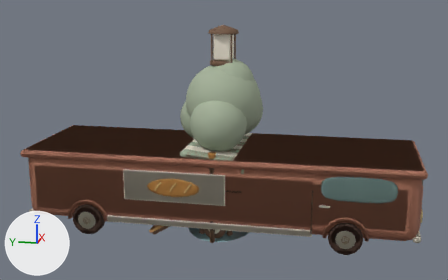
The glTF model public/brand/run3d/props.glb: old version first, new version second.
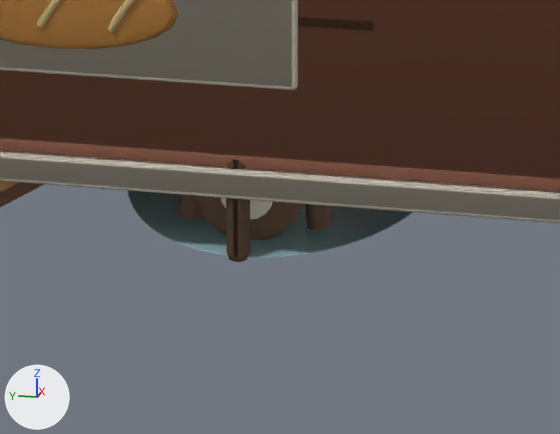
There are two pictures of each version: one whole from a camera (50 mm lens) standing at (-9.34, -1.88, 3.71) and looking at (-0.04, -0.02, 1.39), one close up on the part from 36% to 63% of the width and 67% to 100% of the height. Arrows for +X, +Y and +Z are at lower left; the lights stay in place. The older version's two pictures come first. Where no turn or scale is listed for an object, it has been applied to the vertices.

The first close-up shows 'benchMesh', 'cartMesh', 'puddleMesh', 'rampMesh', 'truckMesh', 'vanMesh'.
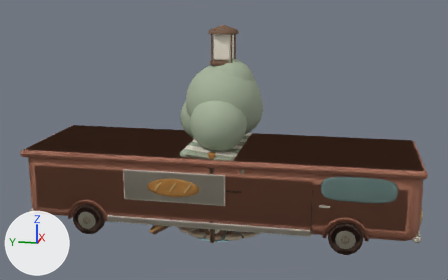
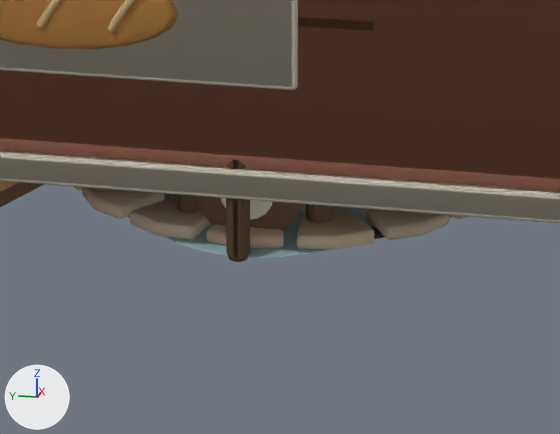
Boxes (x1, y1, x2, y2) around the edits, measured in the close-ups (560 x 434 px):
'potholeMesh', added (brown)
    after: (74, 187, 469, 249)
'puddleMesh', unchanged, covered by the edit
    before: (128, 191, 413, 258)
    after: (164, 193, 374, 258)

Patch to the scene script:
```diff
--- a/public/brand/run3d/props.glb.py
+++ b/public/brand/run3d/props.glb.py
@@ mat_clay_vertex_pigment_001 @@
+mat_clay_vertex_pigment_001 = bpy.data.materials.new('Clay vertex pigment.001')
+mat_clay_vertex_pigment_001.use_nodes = True; mat_clay_vertex_pigment_001.node_tree.nodes.clear()
+_N = mat_clay_vertex_pigment_001.node_tree.nodes; _L = mat_clay_vertex_pigment_001.node_tree.links
+n0 = _N.new('ShaderNodeBsdfPrincipled'); n0.name = 'Principled BSDF'
+n0.inputs[2].default_value = 0.75  # 'Roughness'
+n1 = _N.new('ShaderNodeOutputMaterial'); n1.name = 'Material Output'
+n2 = _N.new('ShaderNodeVertexColor'); n2.name = 'Color Attribute'
+_L.new(n0.outputs[0], n1.inputs[0])  # 'BSDF' to 'Surface'
+_L.new(n2.outputs[0], n0.inputs[0])  # 'Color' to 'Base Color'
@@ me_cylinder @@
+me_cylinder.from_pydata(...)  # 1168 vertices, 2268 faces; spans x -0.8..0.8, y -0.8..0.8, z 0.0..0.06
+me_cylinder.materials.append(mat_clay_vertex_pigment_001)
@@ ob_potholemesh @@
+ob_potholemesh = bpy.data.objects.new('potholeMesh', me_cylinder)
+ob_potholemesh.location = (0.0, 0.0, 0.0)
```
